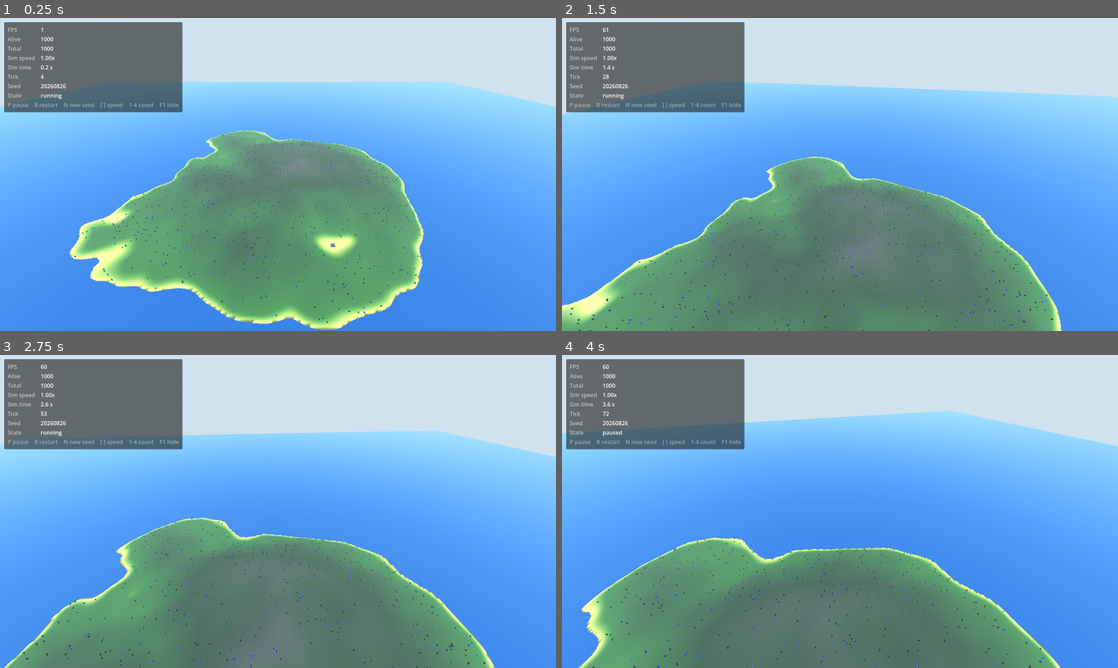
Above: before the commit, frames 1-4 (two rows, left to right).
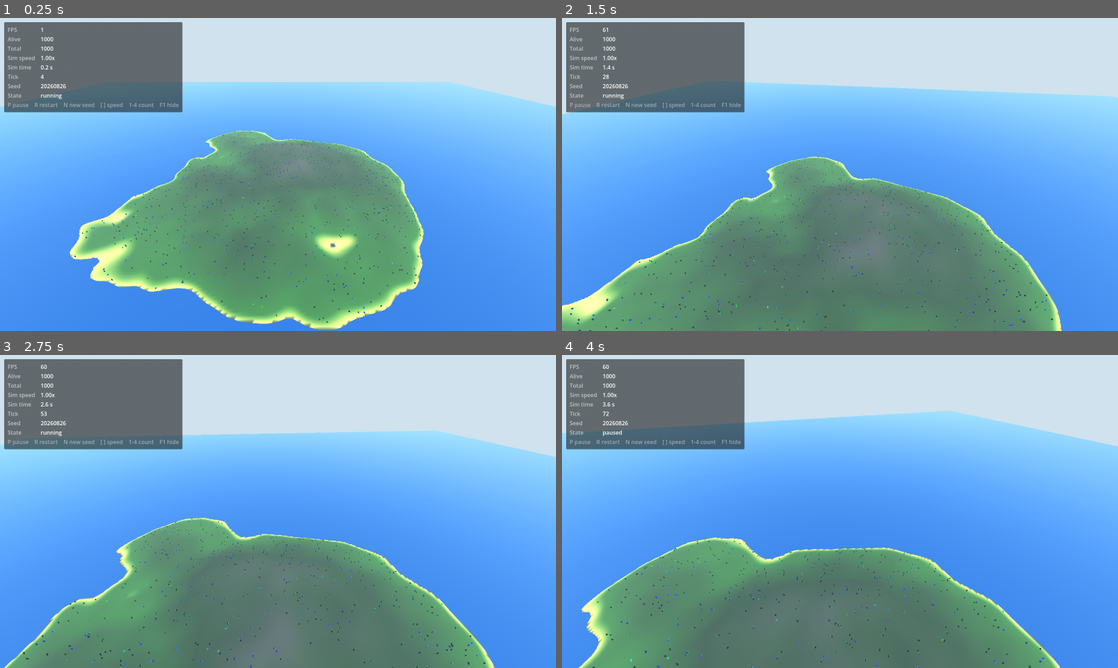
Above: after the commit, the same moments.

Repository: Twody2D/mass
Game: Godot game, scene res://scenes/main.tscn
Same seed, same stepped clock (60 frames per second), same inputs: the game is played once before the commit and once after it.
Inputs (mouse positions are in pixels of both pictures, inside the frame that each line leads up to):
- Up to frame 1 (0.25 s): no input
- Up to frame 2 (1.5 s): tap Enter at 0.5 s; move the mouse to (867, 174) at 0.52 s; hold Ctrl 0.53-1.28 s; hold W from 0.53 s (still down); click (867, 174) at 0.67 s; tap Space at 0.77 s; move the mouse to (812, 174) at 1.27 s; tap E at 1.35 s
- Up to frame 3 (2.75 s): keep holding W; tap Space at 1.52 s; move the mouse to (289, 505) at 2.02 s; hold Shift from 2.03 s (still down)
- Up to frame 4 (4 s): keep holding W; move the mouse to (834, 517) at 2.77 s; release Shift at 2.78 s; tap Q at 2.85 s; click (834, 517) at 2.92 s; tap Space at 3.02, 3.77 s; move the mouse to (878, 514) at 3.52 s; tap P at 3.6 s

The runs differ from the first frame. In frame 1, 0.1% of the frame differs, in the area x 13-76%, y 36-98%; in frame 2, 0.1%; in frame 3, 0.1%; in frame 4, less than 0.1%.

Commit message:
fix(rendering): the knight mesh was built inside out
Godot treats a face as front facing when its vertices run clockwise as
seen from outside, which is the winding whose cross product points into
the surface. The builder was orienting every face the other way.

This does not make a model disappear, which is what made it easy to miss
and what made the previous attempt at the symptom useless. The silhouette
stayed right and the shading stayed right, because the normals were being
set from the outward hint independently. What actually happened is that
every near face was culled and the viewer saw the inside of the far ones,
along with everything inside the body. That is why the legs showed
through the torso, and widening the waist did nothing about it.

The same convention was already measured once, on the terrain mesh, and
not carried across to the knight.

Diff:
--- a/scripts/rendering/knight_mesh.gd
+++ b/scripts/rendering/knight_mesh.gd
@@ -188,19 +188,27 @@
 	_triangle(a, c, d, outward, color)
 
 
-## Emits one triangle, flipping the winding so the face points along `outward`.
-## Letting the builder settle the winding removes a whole class of silent errors
-## where a limb renders inside out and simply disappears.
+## Emits one triangle, wound so that the face is front facing when seen from
+## `outward`.
+##
+## Godot treats a face as front facing when its vertices run clockwise as seen
+## from outside, which is the winding whose cross product points **into** the
+## surface, not out of it. Getting that backwards does not make the model
+## disappear, which is what makes it easy to miss: the silhouette and the
+## shading stay right, but every near face is culled and the viewer sees the
+## inside of the far ones, along with whatever is inside the body. That is what
+## made the legs show through the torso.
 func _triangle(a: Vector3, b: Vector3, c: Vector3, outward: Vector3, color: Color) -> void:
-	var normal := (b - a).cross(c - a)
-	if normal.length_squared() < 0.000000000001:
+	var cross := (b - a).cross(c - a)
+	if cross.length_squared() < 0.000000000001:
 		return
-	normal = normal.normalized()
-	if normal.dot(outward) < 0.0:
-		normal = -normal
+	if cross.dot(outward) > 0.0:
 		var swap := b
 		b = c
 		c = swap
+		cross = -cross
+	# The shading normal still points outward, whichever way the winding went.
+	var normal := (-cross).normalized()
 	# Flat shading: every face keeps its own vertices and its own normal.
 	for vertex: Vector3 in [a, b, c]:
 		_vertices.append(vertex)
